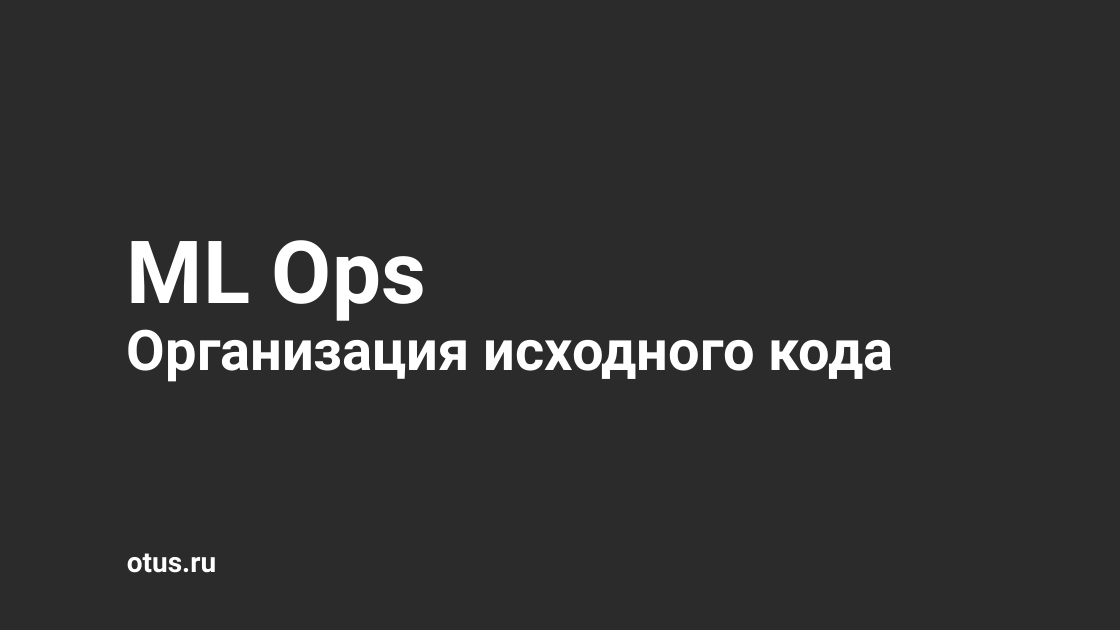
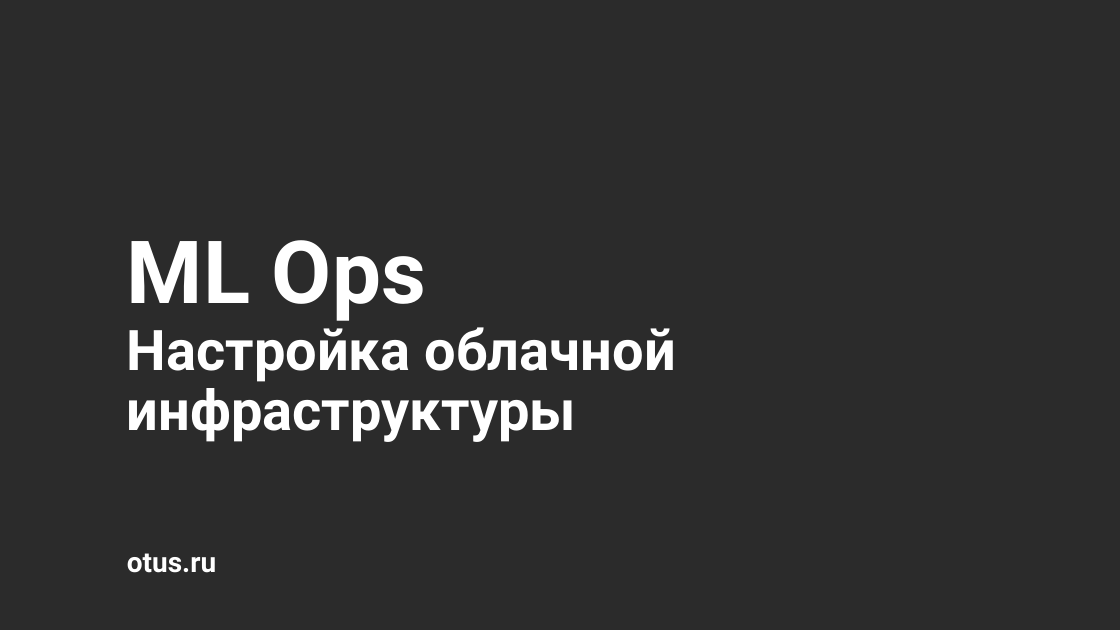
Before and after one commit to stureiko/Otus_lectures, a slide deck: slide 1 of MLOps/12 - Облачная инфраструктура/Presentation/Cloud infrastructure.pptx. Drawn at 1120x630 pixels with LibreOffice and Linux fonts; fonts in the diff are those of the drawing; background and template pictures are left out; a plain dark background stands for a picture behind light text. Boxes give left, top, right and bottom in pixels: in the first picture for what was removed or moved away, otherwise in the second. Text is boxed around its words. In the diff, an @@ line names an element or a change of style, - is before the commit and + after.

```diff
--- a/MLOps/12 - Облачная инфраструктура/Presentation/Cloud infrastructure.pptx
+++ b/MLOps/12 - Облачная инфраструктура/Presentation/Cloud infrastructure.pptx
@@ title at (127,319,675,442): text changed @@
-Организация исходного кода
+Настройка облачной инфраструктуры
```
Also in this commit, not shown: 7 other slides changed, 12 slides added, 31 slides removed, 4 other files.
